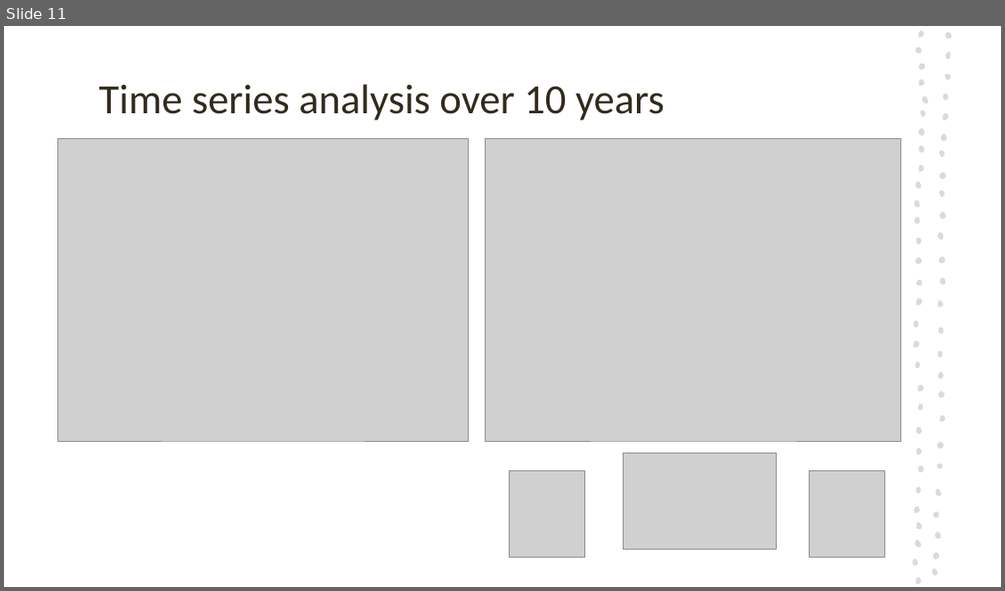
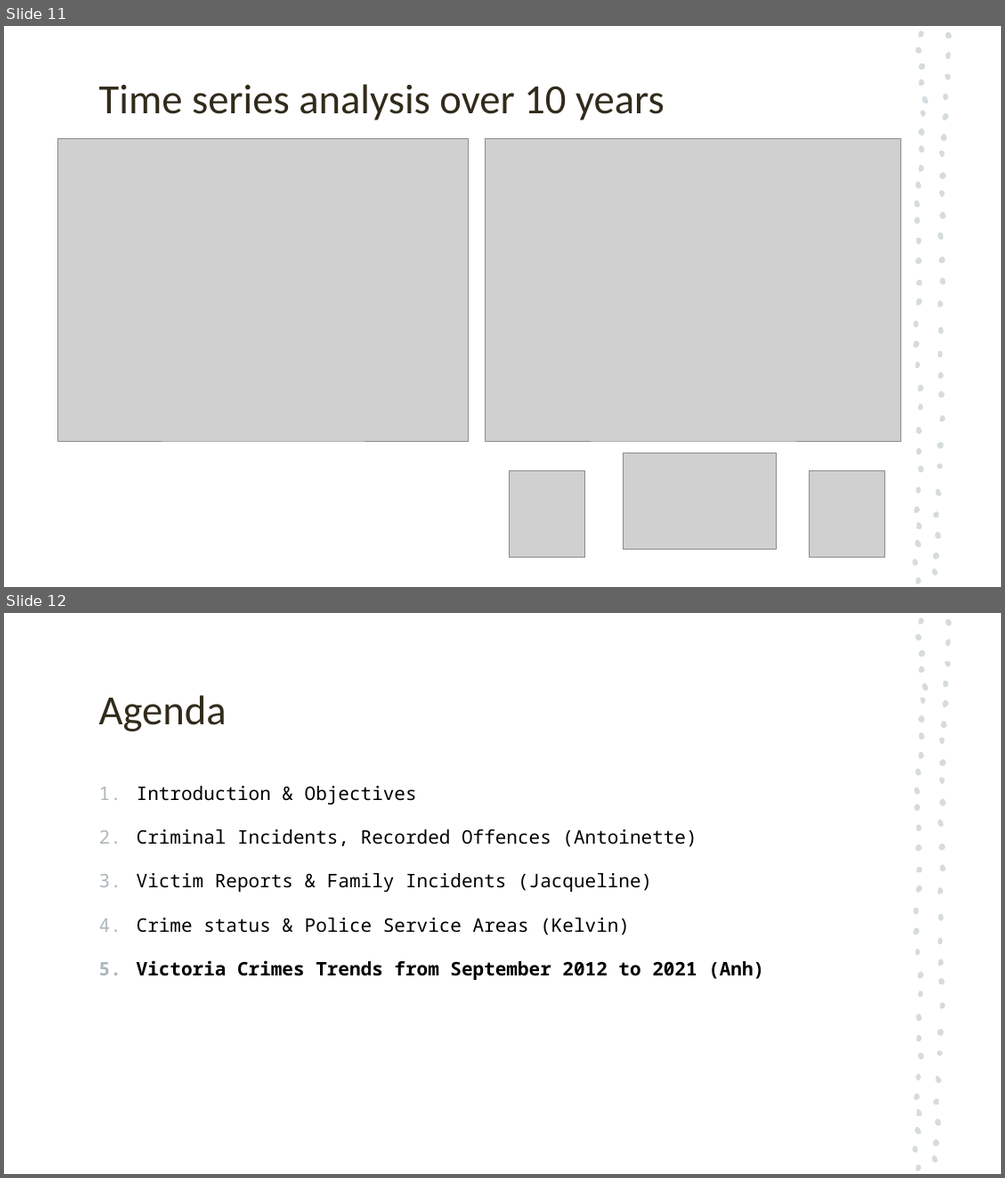
Before and after one commit to antoinetteboyle/Project-1, a slide deck: Crime_Victoria_PowerPoint_Presentation_temporary_Kelvin.pptx. Shown one above the other, each under a label of ours: slide 11 before the commit, slides 11 and 12 after it. The pictures are 1005x591 and 1005x1178 pixels, drawn with LibreOffice and Linux fonts; fonts in the diff are those of the drawing; grey boxes stand for pictures. Boxes give left, top, right and bottom in pixels: in the first picture for what was removed or moved away, otherwise in the second. Text is boxed around its words. In the diff, an @@ line names an element or a change of style, - is before the commit and + after.

```diff
--- a/Crime_Victoria_PowerPoint_Presentation_temporary_Kelvin.pptx
+++ b/Crime_Victoria_PowerPoint_Presentation_temporary_Kelvin.pptx
@@ slide 12 added at bbox=[4, 613, 1001, 1174], background #FFFFFF; not listed: 57 template elements that a slide beside it also shows @@
@@ title added at bbox=[99, 695, 226, 731], 40 pt, text #312B1C @@
+Agenda
@@ text added at bbox=[137, 786, 764, 980], 18 pt, text #000000 @@
+1. Introduction & Objectives
+2. Criminal Incidents, Recorded Offences (Antoinette)
+3. Victim Reports & Family Incidents (Jacqueline)
+4. Crime status & Police Service Areas (Kelvin)
+5. Victoria Crimes Trends from September 2012 to 2021 (Anh)
```
Also in this commit, not shown: 6 slides changed, 1 slide removed, 4 other files.
